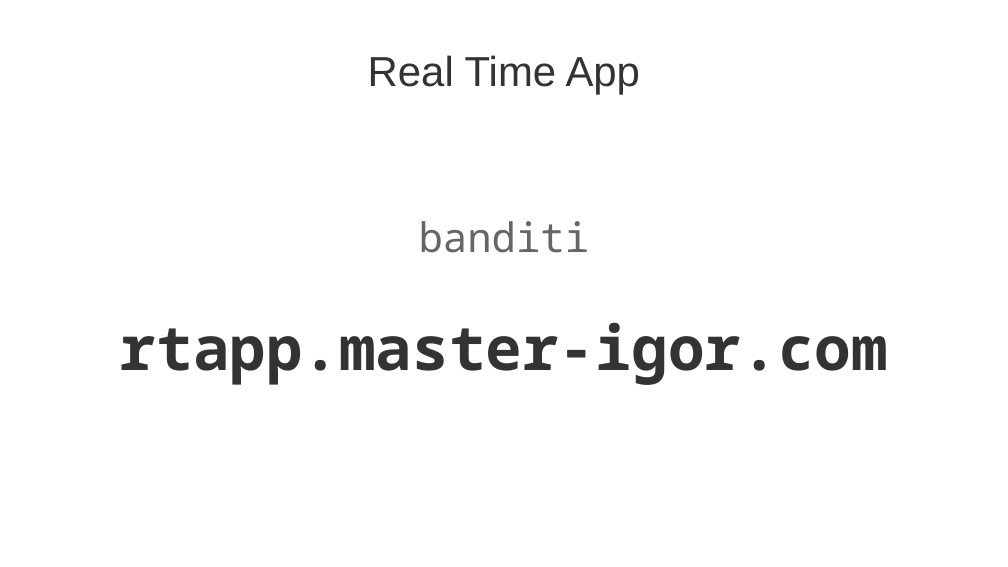
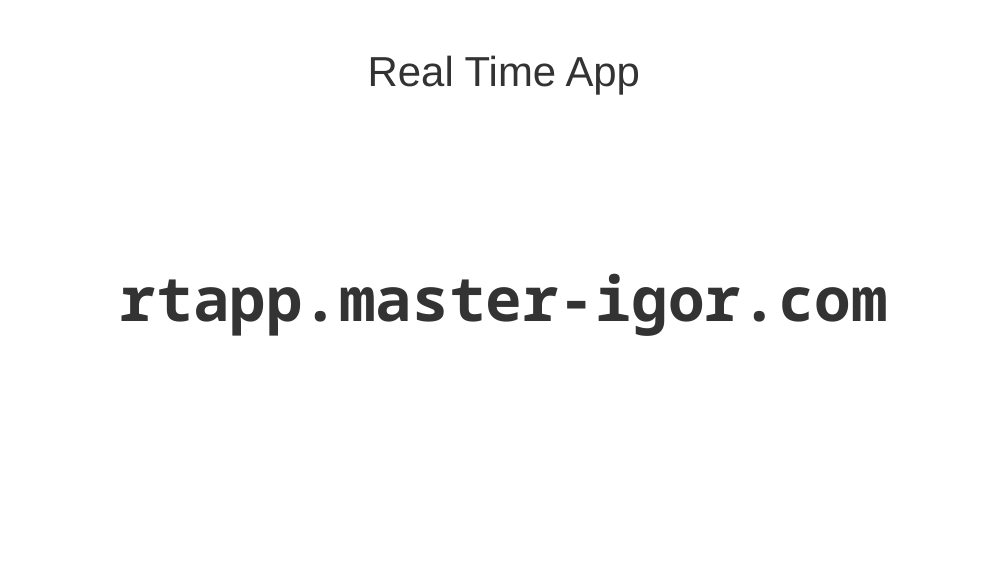
Before and after one commit to banditi/real-time-app, a slide deck: slide 1 of rtapp.odp. Drawn at 1008x567 pixels with LibreOffice and Linux fonts; fonts in the diff are those of the drawing. Boxes give left, top, right and bottom in pixels: in the first picture for what was removed or moved away, otherwise in the second. Text is boxed around its words. In the diff, an @@ line names an element or a change of style, - is before the commit and + after.

```diff
--- a/rtapp.odp
+++ b/rtapp.odp
@@ subtitle at (x1=419, y1=221, x2=590, y2=253): paragraph removed @@
-banditi
```
Also in this commit, not shown: 6 other slides changed, 3 slides added, 2 slides removed, 12 other files.
